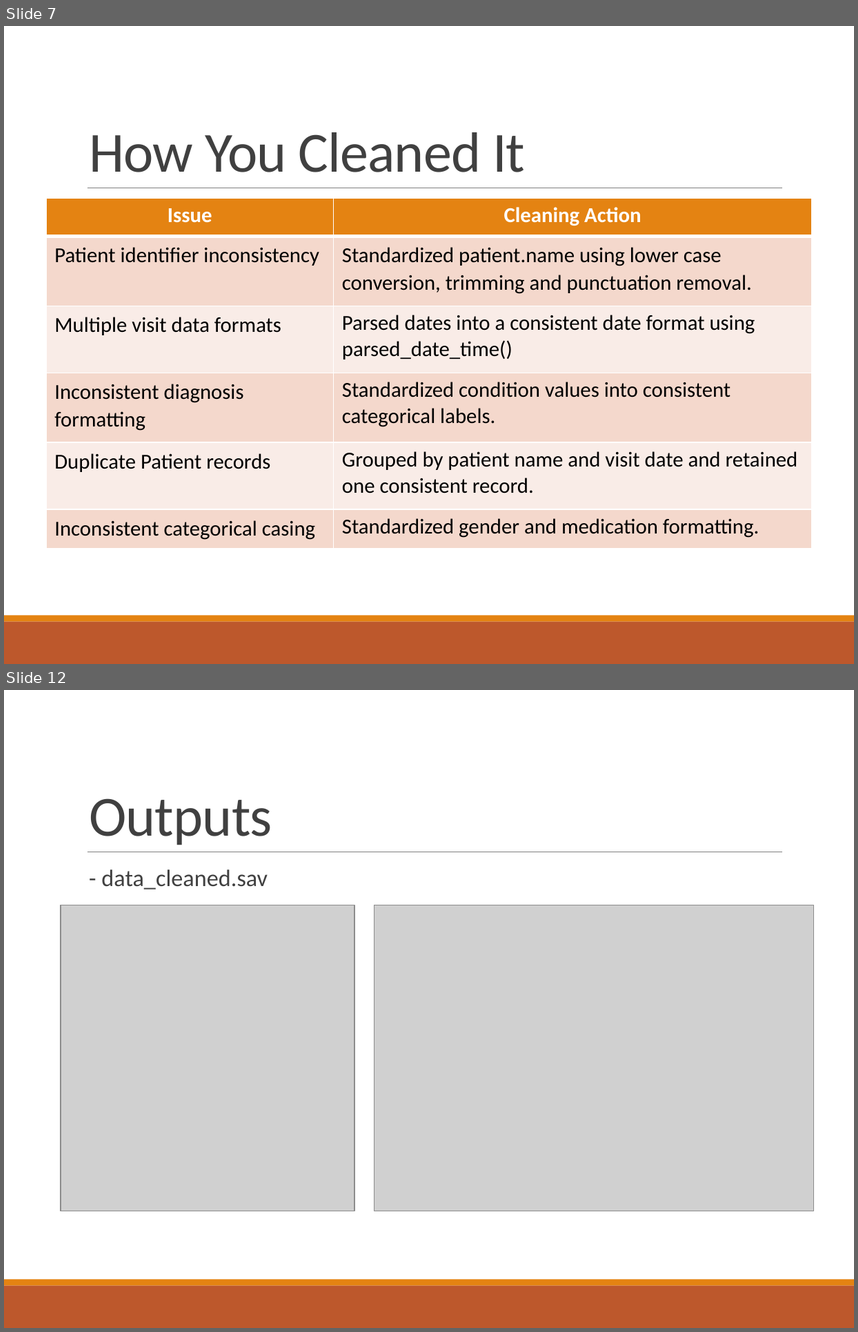
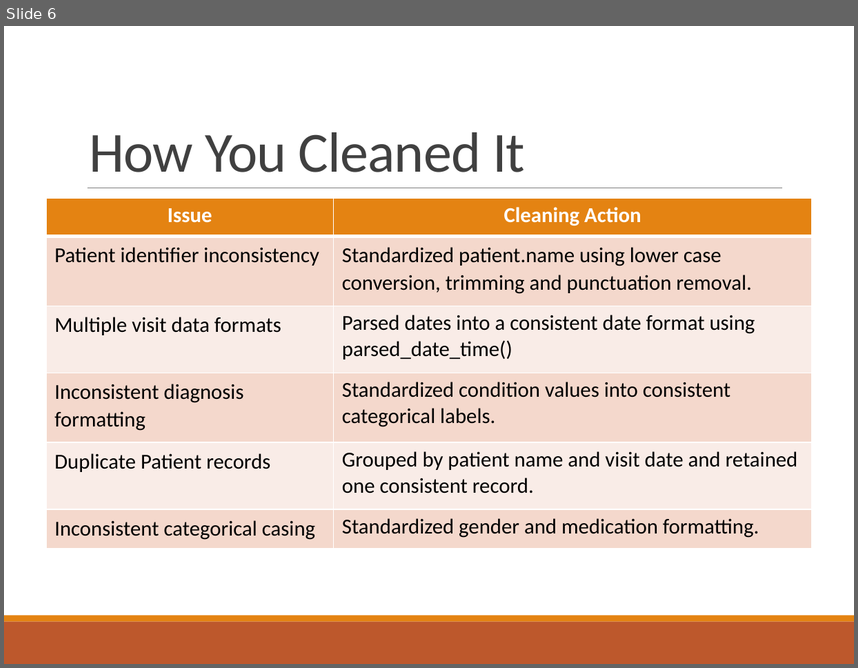
Before and after one commit to TynishaN/healthcare_cleaning_pipeline, a slide deck: presentation/healthcare_pipeline_presentation.pptx. Shown one above the other, each under a label of ours: slides 7 and 12 before the commit, slide 6 after it; the slides between them are not shown. The pictures are 858x1332 and 858x668 pixels, drawn with LibreOffice and Linux fonts; fonts in the diff are those of the drawing; grey boxes stand for pictures. Boxes give left, top, right and bottom in pixels: in the first picture for what was removed or moved away, otherwise in the second. Text is boxed around its words. In the diff, an @@ line names an element or a change of style, - is before the commit and + after.

```diff
--- a/presentation/healthcare_pipeline_presentation.pptx
+++ b/presentation/healthcare_pipeline_presentation.pptx
@@ slide 12 removed at box(4, 690, 854, 1328), background #FFFFFF; not listed: 3 template elements that a slide beside it also shows @@
@@ title removed at box(89, 798, 272, 845) @@
-Outputs
@@ text removed at box(101, 869, 268, 889) @@
-  - data_cleaned.sav
@@ picture removed at box(61, 905, 355, 1211) @@
@@ picture removed at box(375, 905, 814, 1211) @@
@@ what was slide 7 is now slide 6 @@
```
Also in this commit, not shown: 12 slides changed, 4 other slides removed, 6 other files.
